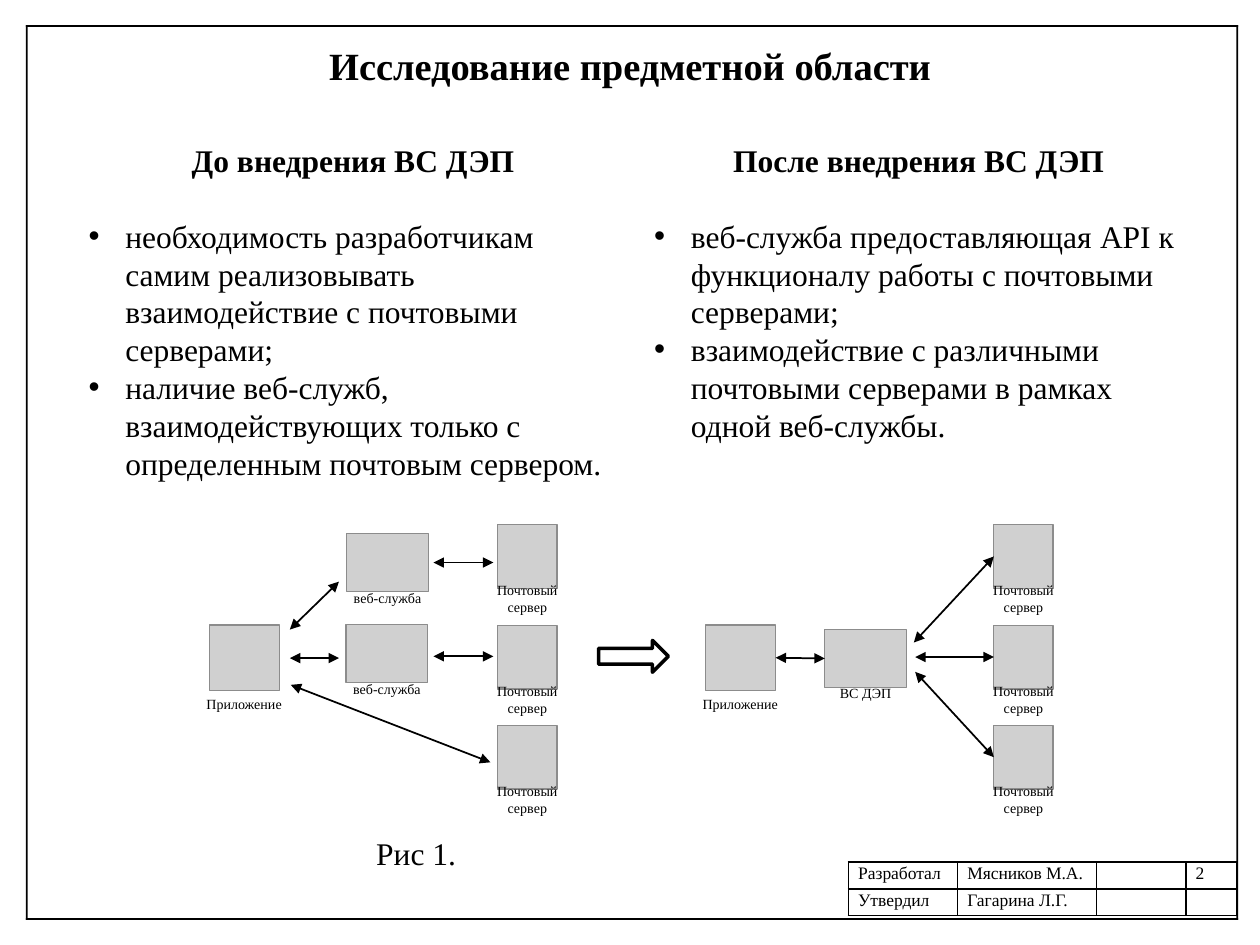
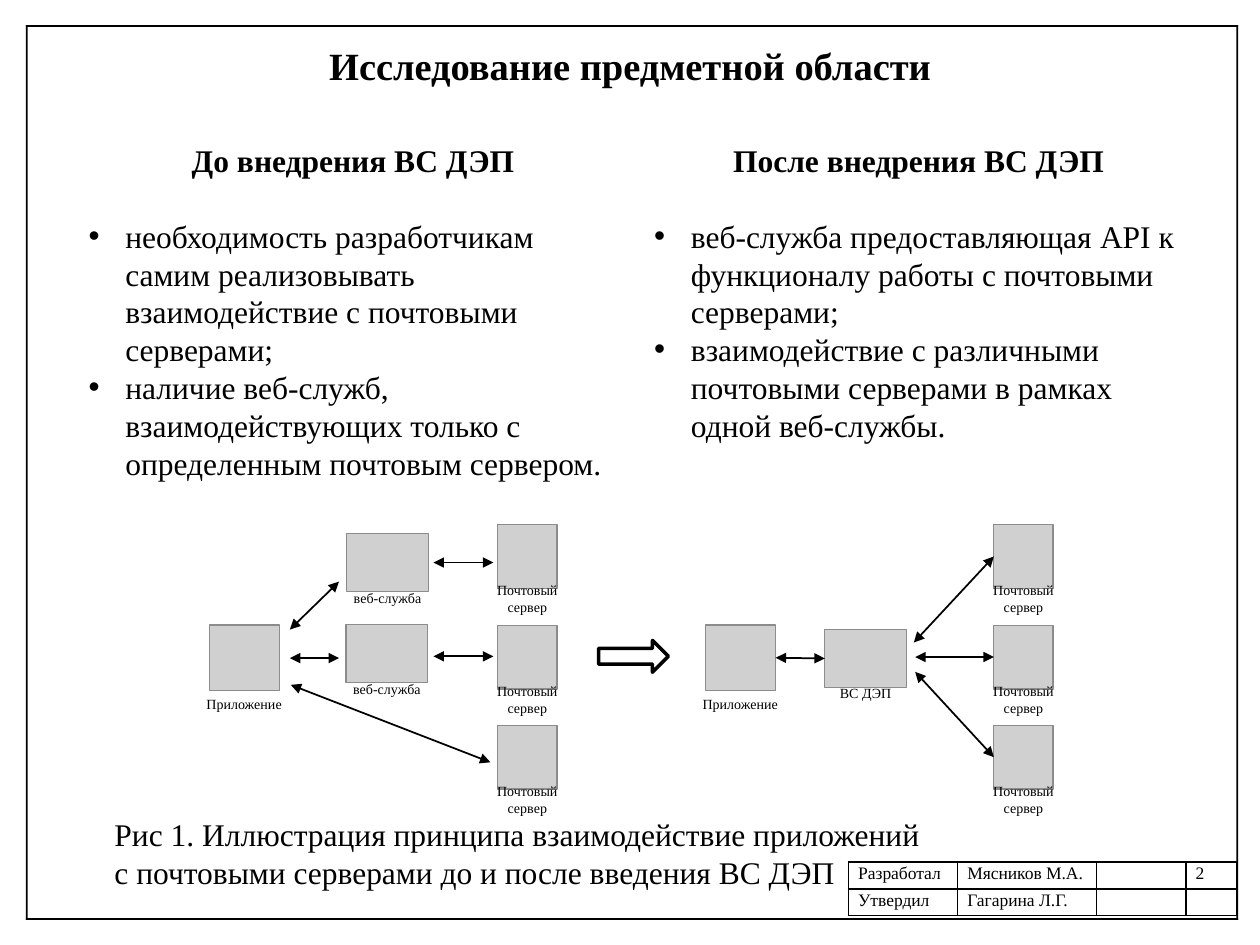
Before and after one commit to mJaJksJ/VCR, a slide deck: slide 2 of Технологическая практика/Презентация отчета.pptx. Drawn at 1260x945 pixels with LibreOffice and Linux fonts; fonts in the diff are those of the drawing; grey boxes stand for pictures. Boxes give left, top, right and bottom in pixels: in the first picture for what was removed or moved away, otherwise in the second. Text is boxed around its words. In the diff, an @@ line names an element or a change of style, - is before the commit and + after.

```diff
--- a/Технологическая практика/Презентация отчета.pptx
+++ b/Технологическая практика/Презентация отчета.pptx
@@ text at box(114, 824, 919, 890): text changed @@
-Рис 1.
+Рис 1. Иллюстрация принципа взаимодействие приложений с почтовыми серверами до и после введения ВС ДЭП
```
Also in this commit, not shown: 2 other slides changed, 1 other file.
